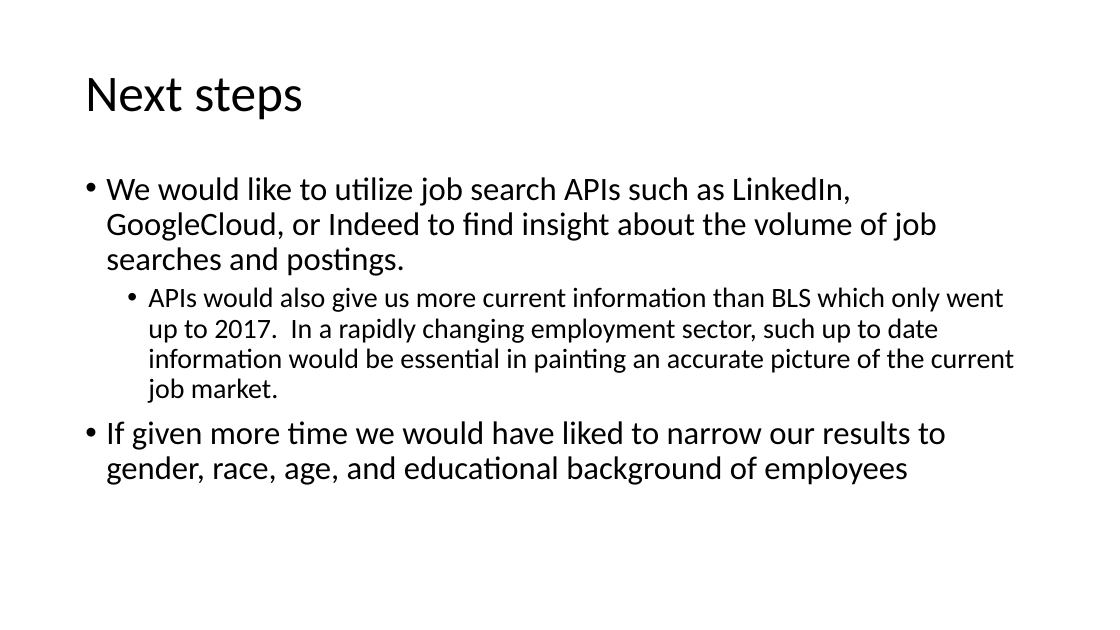
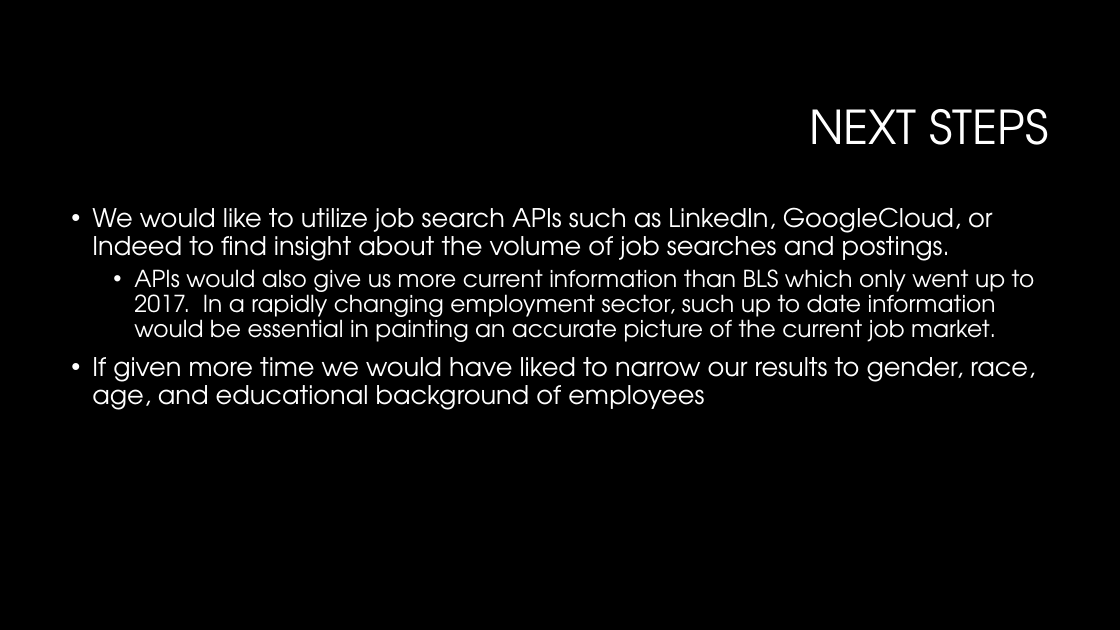
Before and after one commit to WCW789/Project1, a slide deck: slide 13 of Group_5_Presentation.pptx. Drawn at 1120x630 pixels with LibreOffice and Linux fonts; fonts in the diff are those of the drawing; background and template pictures are left out. Boxes give left, top, right and bottom in pixels: in the first picture for what was removed or moved away, otherwise in the second. Text is boxed around its words. In the diff, an @@ line names an element or a change of style, - is before the commit and + after.

```diff
--- a/Group_5_Presentation.pptx
+++ b/Group_5_Presentation.pptx
@@ background #FFFFFF to #000000 @@
@@ title at box(809, 109, 1049, 145): text changed; size 44 to 40 pt; font Calibri to TeX Gyre Adventor; text colour #000000 to #FFFFFF @@
-Next steps
+NEXT STEPS
@@ text "We would like to utilize ...": place and size @@
-text "We would like to utilize ..." at box(106, 177, 1014, 485)
+text "We would like to utilize ..." at box(92, 207, 1035, 410)
@@ text "We would like to utilize ..." at box(92, 207, 1035, 410): size 28 to 22 pt in "We would like to utilize job search ...", "If given more time we would have ..."; font Calibri to TeX Gyre Adventor, text colour #000000 to #FFFFFF; size 24 to 20 pt in "APIs would also give us more current ..." @@
```
Also in this commit, not shown: 11 other slides changed, 2 slides added, 2 slides removed.
